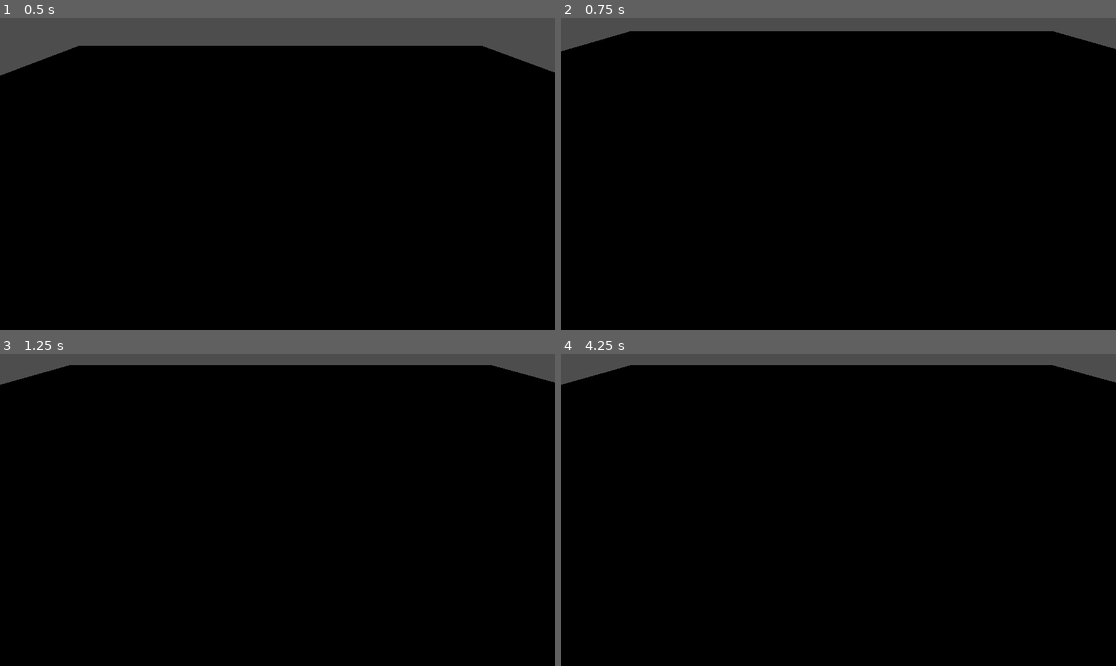
Above: before the commit, frames 1-4 (two rows, left to right).
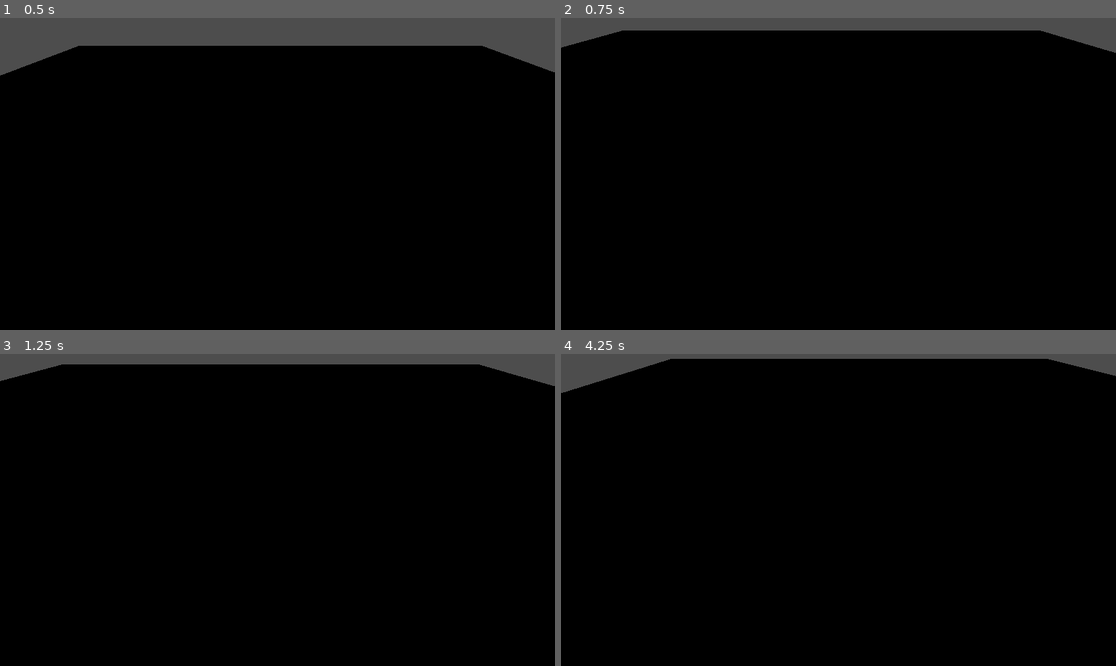
Above: after the commit, the same moments.

Repository: LeadCreep/maze_godot
Game: Godot game, scene res://Scenes/Maze/Maze.tscn
Same seed, same stepped clock (60 frames per second), same inputs: the game is played once before the commit and once after it.
Inputs:
- Up to frame 1 (0.5 s): no input
- Up to frame 2 (0.75 s): hold 2 (TurnRight, bound only after the commit) from 0.53 s (still down)
- Up to frame 3 (1.25 s): keep holding 2 (TurnRight, bound only after the commit)
- Up to frame 4 (4.25 s): tap Enter at 1.25, 3.5 s; release 2 (TurnRight, bound only after the commit) at 1.28 s; hold S (Backward) 1.28-2.03 s; tap Space at 2 s; hold 2 (TurnRight, bound only after the commit) 2.03-2.78 s; hold W (Forward) 2.78-3.53 s; hold 1 (TurnLeft, bound only after the commit) from 3.53 s (still down)

Frame 1 is identical in both runs. In frame 2, 0.4% of the frame differs, in the area x 0-100%, y 4-12%; in frame 3, 0.4%; in frame 4, 2.0%, in the area x 0-100%, y 1-13%.

Commit message:
Camera Rotation

Diff:
--- a/Scenes/Level/Player_test.tscn
+++ b/Scenes/Level/Player_test.tscn
@@ -1,6 +1,18 @@
-[gd_scene load_steps=2 format=3 uid="uid://bf1dsga5jip2k"]
+[gd_scene load_steps=7 format=3 uid="uid://bf1dsga5jip2k"]
 
 [ext_resource type="PackedScene" uid="uid://cyq0rean65n24" path="res://Scenes/Prefabs/Joueur.tscn" id="1_jmara"]
+
+[sub_resource type="BoxShape3D" id="BoxShape3D_80pno"]
+size = Vector3(20, 1, 20)
+
+[sub_resource type="BoxMesh" id="BoxMesh_3mpyd"]
+
+[sub_resource type="BoxShape3D" id="BoxShape3D_ss3x2"]
+
+[sub_resource type="BoxMesh" id="BoxMesh_euri2"]
+
+[sub_resource type="StandardMaterial3D" id="StandardMaterial3D_2hv8b"]
+albedo_color = Color(1, 0.0941176, 0.113725, 1)
 
 [node name="Node3D" type="Node3D"]
 
@@ -9,3 +21,23 @@
 
 [node name="DirectionalLight3D" type="DirectionalLight3D" parent="."]
 transform = Transform3D(0.848344, 0.289085, -0.443557, 5.24272e-09, 0.837776, 0.546014, 0.529446, -0.463208, 0.710722, 1.30147, 7.98014, 2.43118)
+
+[node name="floor" type="StaticBody3D" parent="."]
+
+[node name="CollisionShape3D" type="CollisionShape3D" parent="floor"]
+shape = SubResource("BoxShape3D_80pno")
+
+[node name="MeshInstance3D" type="MeshInstance3D" parent="floor"]
+transform = Transform3D(20, 0, 0, 0, 1, 0, 0, 0, 20, 0, 0, 0)
+mesh = SubResource("BoxMesh_3mpyd")
+
+[node name="box" type="StaticBody3D" parent="."]
+
+[node name="CollisionShape3D" type="CollisionShape3D" parent="box"]
+transform = Transform3D(2.12132, 0, 2.12132, 0, 3, 0, -2.12132, 0, 2.12132, 5, 2, -4)
+shape = SubResource("BoxShape3D_ss3x2")
+
+[node name="MeshInstance3D" type="MeshInstance3D" parent="box"]
+transform = Transform3D(2.12132, 0, 2.12132, 0, 3, 0, -2.12132, 0, 2.12132, 5, 2, -4)
+mesh = SubResource("BoxMesh_euri2")
+surface_material_override/0 = SubResource("StandardMaterial3D_2hv8b")
--- a/Scripts/player.gd
+++ b/Scripts/player.gd
@@ -8,6 +8,7 @@
 var gravity = ProjectSettings.get_setting("physics/3d/default_gravity")
 
 @onready var camera = $Camera3D
+var camera_pos = 0
 
 func get_move_input(delta):
 	var vy = velocity.y
@@ -20,4 +21,52 @@
 func _physics_process(delta):
 	velocity.y += -gravity * delta
 	get_move_input(delta)
+	if (Input.is_action_just_pressed("TurnLeft")):
+		move_camera(true)
+	elif (Input.is_action_just_pressed("TurnRight")):
+		move_camera(false)
 	move_and_slide()
+
+## Bouge la caméra vers la gauche ou la droite
+## du joueur, dépend du booléen donnée en paramètre
+## [(0,5), (5,0), (0,-5), (-5,0)]
+func move_camera(left):
+	if (left):
+		camera.rotate_y(deg_to_rad(-90))
+		match camera_pos:
+			0:
+				camera.position.x = -5
+				camera.position.z = 0
+				camera_pos = 3
+			3:
+				camera.position.x = 0
+				camera.position.z = -5
+				camera_pos = 2
+			2:
+				camera.position.x = 5
+				camera.position.z = 0
+				camera_pos = 1
+			1:
+				camera.position.x = 0
+				camera.position.z = 5
+				camera_pos = 0
+		#print(str(camera.position.x), " ", str(camera.position.z), " ", str(camera_pos))
+	else:
+		camera.rotate_y(deg_to_rad(90))
+		match camera_pos:
+			0:
+				camera.position.x = 5
+				camera.position.z = 0
+				camera_pos = 1
+			1:
+				camera.position.x = 0
+				camera.position.z = -5
+				camera_pos = 2
+			2:
+				camera.position.x = -5
+				camera.position.z = 0
+				camera_pos = 3
+			3:
+				camera.position.x = 0
+				camera.position.z = 5
+				camera_pos = 0
--- a/project.godot
+++ b/project.godot
@@ -53,3 +53,15 @@
 , Object(InputEventJoypadButton,"resource_local_to_scene":false,"resource_name":"","device":-1,"button_index":0,"pressure":0.0,"pressed":true,"script":null)
 ]
 }
+TurnLeft={
+"deadzone": 0.5,
+"events": [Object(InputEventKey,"resource_local_to_scene":false,"resource_name":"","device":-1,"window_id":0,"alt_pressed":false,"shift_pressed":false,"ctrl_pressed":false,"meta_pressed":false,"pressed":false,"keycode":0,"physical_keycode":49,"key_label":0,"unicode":38,"echo":false,"script":null)
+, Object(InputEventJoypadButton,"resource_local_to_scene":false,"resource_name":"","device":-1,"button_index":9,"pressure":0.0,"pressed":true,"script":null)
+]
+}
+TurnRight={
+"deadzone": 0.5,
+"events": [Object(InputEventKey,"resource_local_to_scene":false,"resource_name":"","device":-1,"window_id":0,"alt_pressed":false,"shift_pressed":false,"ctrl_pressed":false,"meta_pressed":false,"pressed":false,"keycode":0,"physical_keycode":50,"key_label":0,"unicode":233,"echo":false,"script":null)
+, Object(InputEventJoypadButton,"resource_local_to_scene":false,"resource_name":"","device":-1,"button_index":10,"pressure":0.0,"pressed":true,"script":null)
+]
+}
Not shown: 1 places in Scenes/Maze/Maze.tscn that only renumber resources
Not shown: 9 places in Scenes/Maze/MazeTiles.tres that only renumber resources
